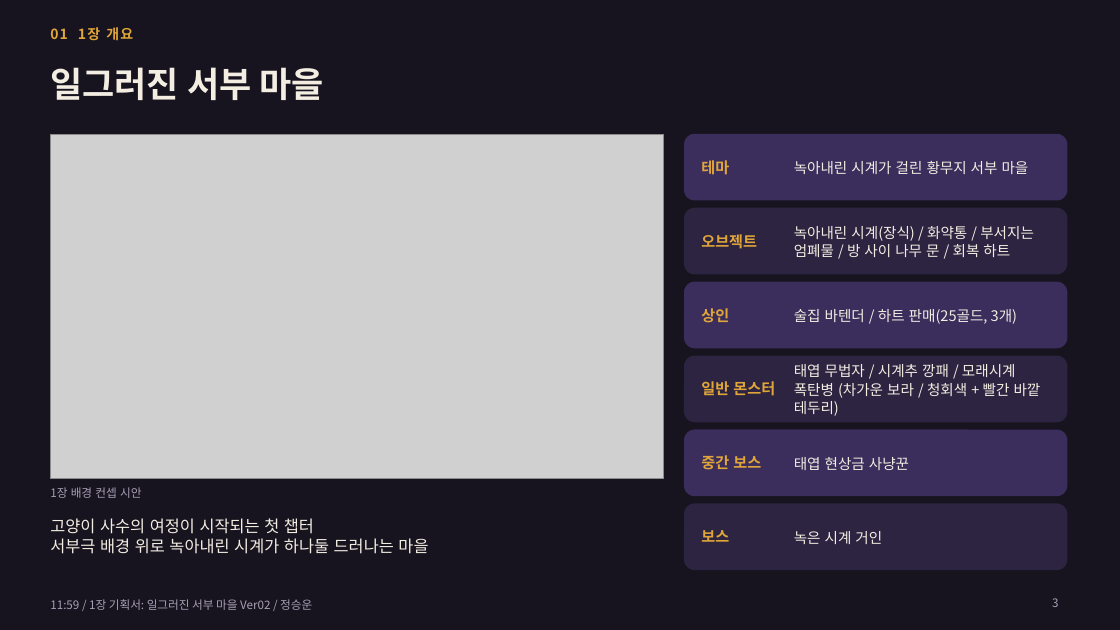
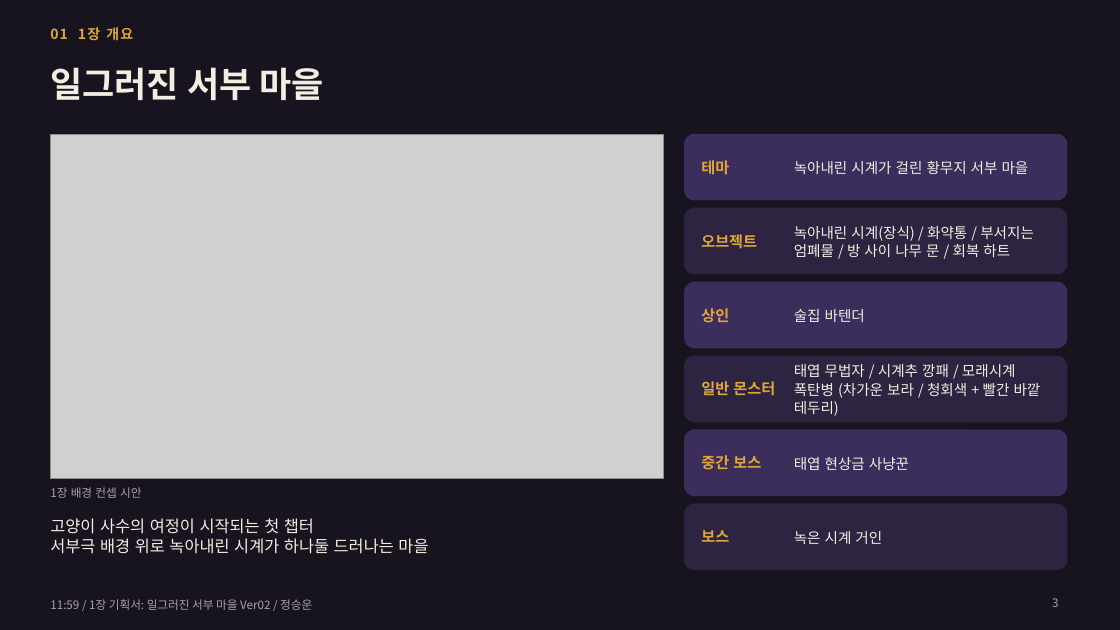
Before and after one commit to inory16351/Cat_Tang, a slide deck: slide 3 of docs/1159_1장_기획서_20261117_정승운_Ver02.pptx. Drawn at 1120x630 pixels with LibreOffice and Linux fonts; fonts in the diff are those of the drawing; grey boxes stand for pictures. Boxes give left, top, right and bottom in pixels: in the first picture for what was removed or moved away, otherwise in the second. Text is boxed around its words. In the diff, an @@ line names an element or a change of style, - is before the commit and + after.

```diff
--- a/docs/1159_1장_기획서_20261117_정승운_Ver02.pptx
+++ b/docs/1159_1장_기획서_20261117_정승운_Ver02.pptx
@@ text at [794, 309, 865, 322]: text changed @@
-술집 바텐더 / 하트 판매(25골드, 3개)
+술집 바텐더
```
Also in this commit, not shown: 6 other files.
